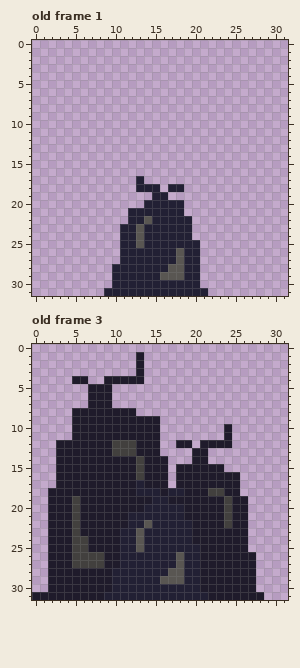
Pixel-art file, stored at assets/muellhalde.aseprite. This is how it looked before the edit.
32x32 pixels, 3 frames. Shown: old frame 1, old frame 3.
Now the later version:
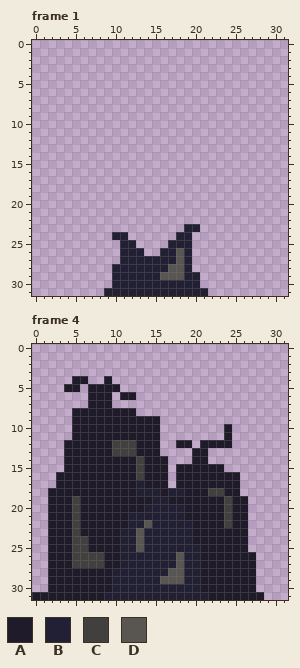
Palette (. is transparent): A #1f1b2b  B #222034  C #42403e  D #595652
A new or re-ordered frame is compared with the old frame closest to it.
Diff:
frames 3 -> 4
layer "Layer 3" added
--- frame 1 is new; against old frame 1, layers "Layer 3", "Layer 1"
@@ x 8..22 @@
 16 ...............
-17 .....B.........
-18 .....BBB.BB....
-19 .......BB......
-20 ......BBBBB....
-21 ....BBBBBBB....
-22 ....BBDBBBBB...
-23 ...BBDBBBBBB...
-24 ...BBDBBBBBB...
-25 ...BBDBBBBBBB..
-26 ...BBBBBBBDBB..
-27 ...BBBBBBBDBB..
-28 ..BBBBBBBDDBB..
+17 ...............
+18 ...............
+19 ...............
+20 ...............
+21 ...............
+22 ...............
+23 ...........BB..
+24 ..BB......BB...
+25 ...BB....BBB...
+26 ...BBB..BBDB...
+27 ...BBBBBBBDB...
+28 ..BBBBBBBDDB...
 29 ..BBBBBBDDDBB..
--- frame 4 against old frame 3, layer "viel"
@@ x 2..15 @@
  0 ..............
- 1 ...........A..
- 2 ...........A..
- 3 ...........A..
- 4 ...AA..AAAAA..
- 5 .....AAA......
- 6 .....AAA......
+ 1 ..............
+ 2 ..............
+ 3 ..............
+ 4 ...AA..A......
+ 5 ..AA.AAAA.....
+ 6 .....AAA.AA...
  7 .....AAA......
@@ x 1..5 @@
 11 ....A
-12 ..AAA
-13 ..AAA
-14 ..AAA
-15 ..AAA
+12 ...AA
+13 ...AA
+14 ...AA
+15 ...AA
 16 ..AAA
